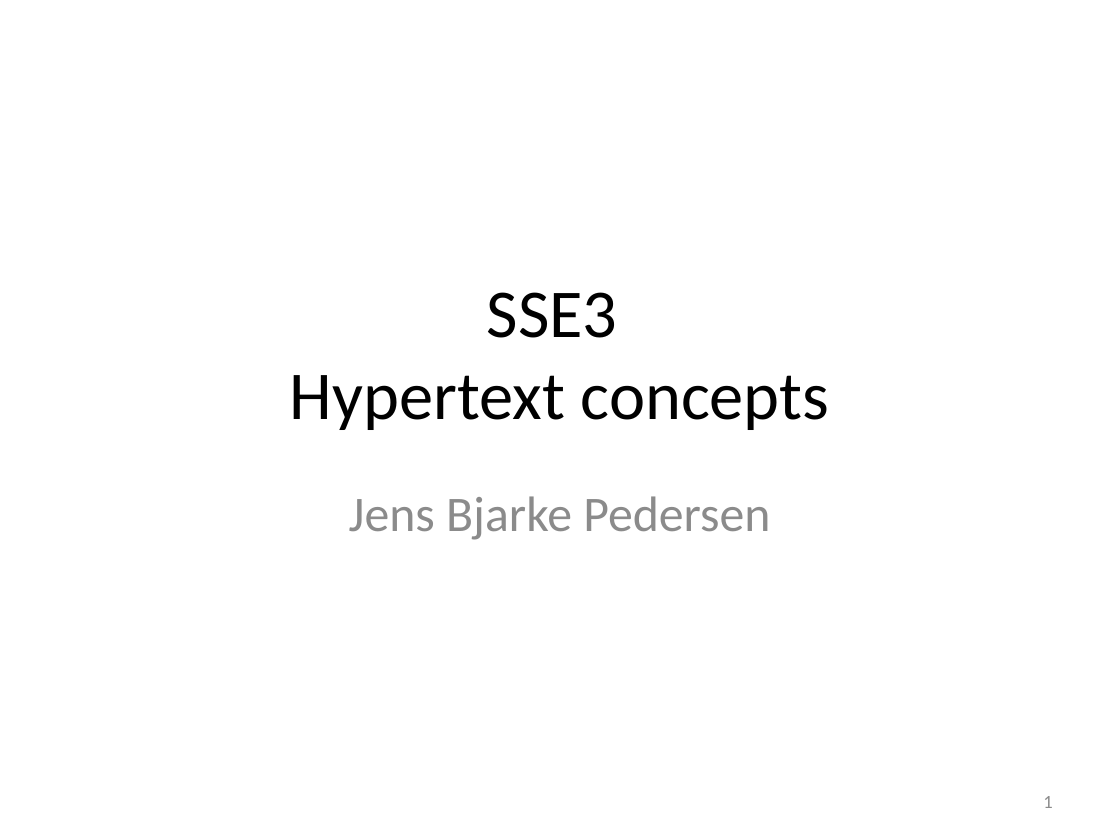
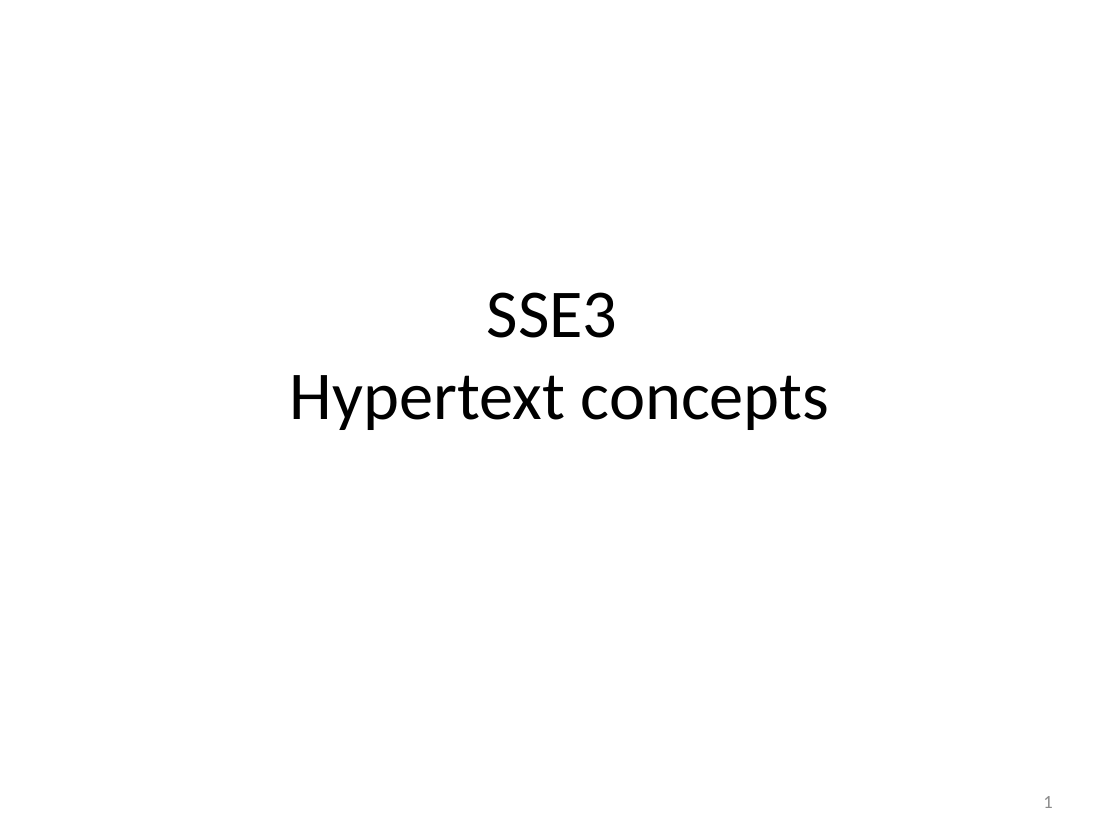
Before and after one commit to isurup/kalle-martin-group, a slide deck: slide 1 of SSE3/MartinPresentation/SSE3_2.pptx. Drawn at 1120x840 pixels with LibreOffice and Linux fonts; fonts in the diff are those of the drawing. Boxes give left, top, right and bottom in pixels: in the first picture for what was removed or moved away, otherwise in the second. Text is boxed around its words. In the diff, an @@ line names an element or a change of style, - is before the commit and + after.

```diff
--- a/SSE3/MartinPresentation/SSE3_2.pptx
+++ b/SSE3/MartinPresentation/SSE3_2.pptx
@@ subtitle removed at (x1=349, y1=496, x2=770, y2=540) @@
-Jens Bjarke Pedersen
```
Also in this commit, not shown: 1 other slide changed, 5 slides removed, 3 other files.
